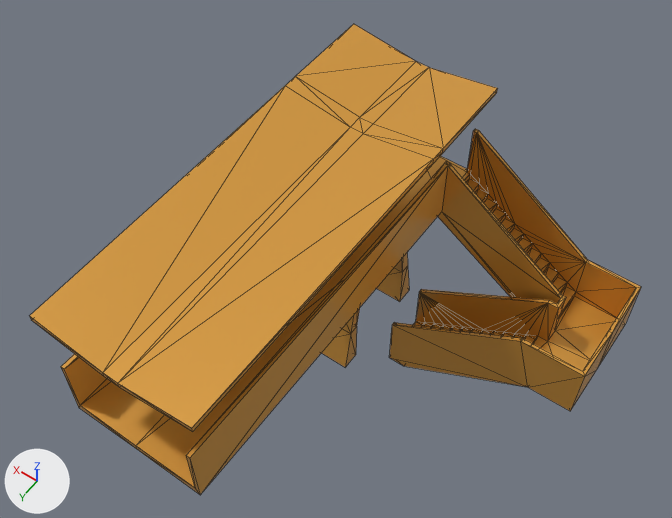
An edit to the glTF model public/models/trainstation-oberpass.glb, drawn before and after from the same camera.
Before and after are seen from a camera (50 mm lens) standing at (-8.35, 13.74, 24.16) and looking at (-0.3, 2.48, 6.46). The axes (+X, +Y, +Z) are drawn at lower left. The lights are the same throughout. Mesh edges are drawn as thin lines. Where no turn or scale is listed for an object, it has been applied to the vertices.

Objects in the first picture: 'trainstation-oberpass'.
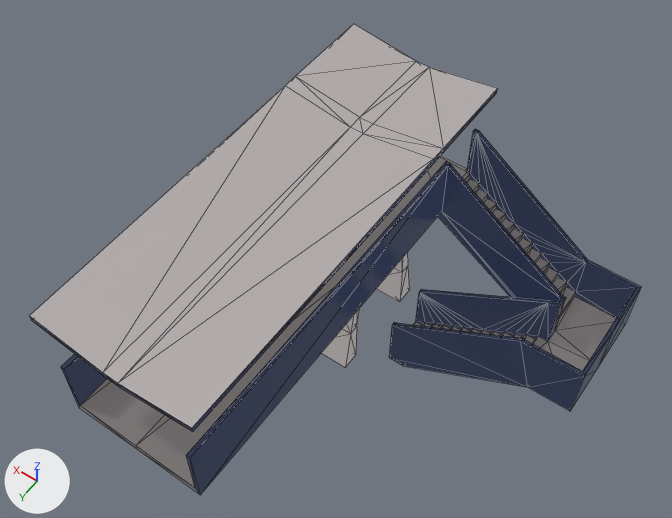
Changed parts and their boxes (x1, y1, x2, y2) in the pictures (672 x 518 px):
```json
{"object": "trainstation-oberpass", "change": "recoloured", "before": [30, 24, 641, 494], "after": [30, 24, 641, 494]}
```

Scene script edits in JSON lines:
```json
{"op": "add", "block": "img_base", "code": ["img_base = load_image('base', '_unpacked/base', 1024, 1024, 'sRGB')"]}
{"op": "add", "block": "mat_lowpoly_colors_001", "code": ["mat_lowpoly_colors_001 = bpy.data.materials.new('LOWPOLY-COLORS.001')", "# uses the picture img_base"]}
{"block": "me_trainstation_oberpass", "where": "me_trainstation_oberpass.from_pydata(...)  # 241 vertices, 464 faces; spans x -6.5..2.45, y -2.16..8.84, z 1.0..9.24"}
{"op": "remove", "block": "me_trainstation_oberpass", "code": "me_trainstation_oberpass.materials.append(mat_lowpoly_colors)  # orange #e7a747"}
{"op": "add", "block": "me_trainstation_oberpass", "code": "me_trainstation_oberpass.materials.append(mat_lowpoly_colors_001)"}
```
